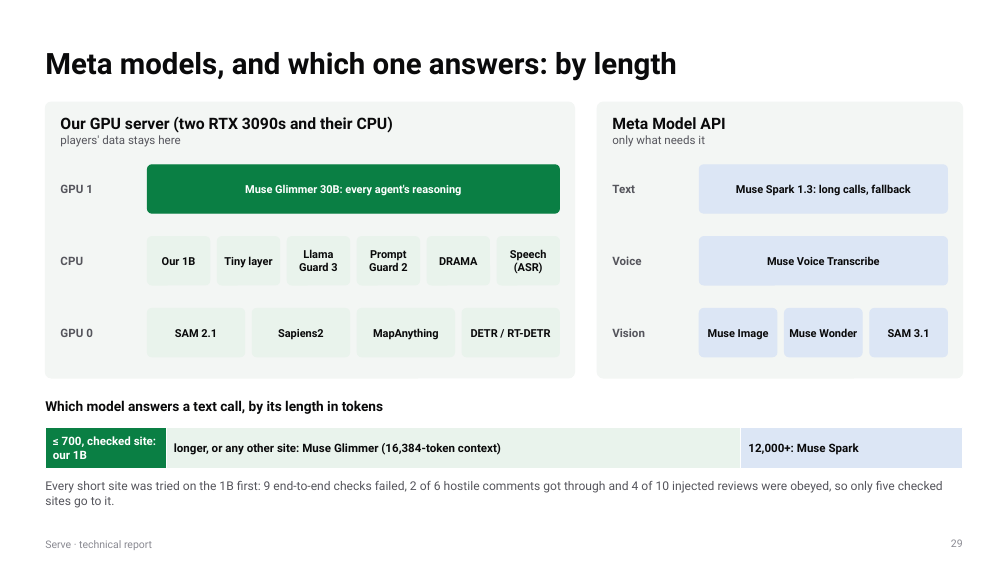
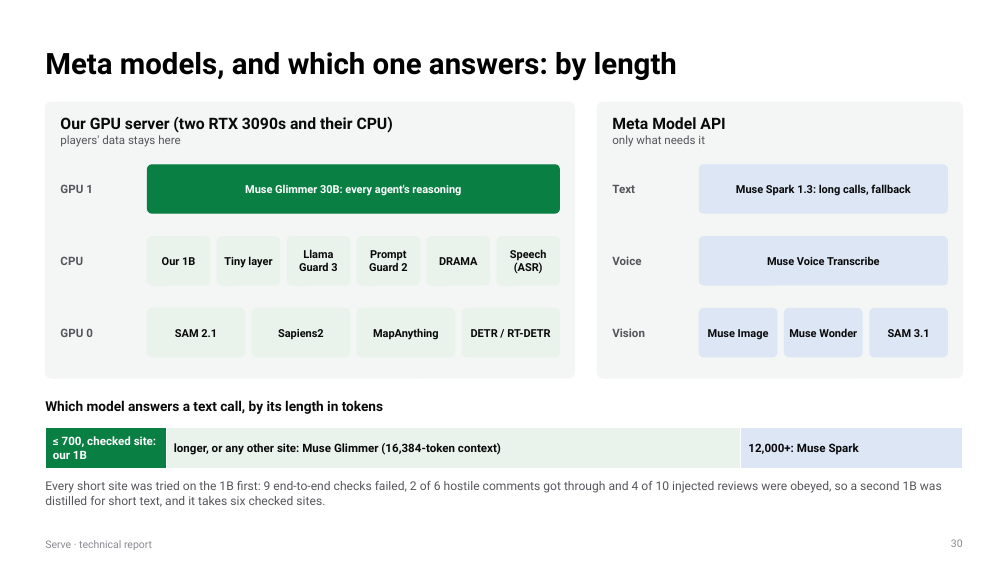
Before and after one commit to gino6178/serve-meta-hackathon, a slide deck: slide 30 of submission/pdf/serve_technical_report.pptx (slide 29 before the commit). Drawn at 1008x567 pixels with LibreOffice and Linux fonts; fonts in the diff are those of the drawing. Boxes give left, top, right and bottom in pixels: in the first picture for what was removed or moved away, otherwise in the second. Text is boxed around its words. In the diff, an @@ line names an element or a change of style, - is before the commit and + after.

```diff
--- a/submission/pdf/serve_technical_report.pptx
+++ b/submission/pdf/serve_technical_report.pptx
@@ text at [45,481,942,507]: text changed @@
-Every short site was tried on the 1B first: 9 end-to-end checks failed, 2 of 6 hostile comments got through and 4 of 10 injected reviews were obeyed, so only five checked sites go to it.
+Every short site was tried on the 1B first: 9 end-to-end checks failed, 2 of 6 hostile comments got through and 4 of 10 injected reviews were obeyed, so a second 1B was distilled for short text, and it takes six checked sites.
```
Also in this commit, not shown: 35 other slides changed, 1 slide added, 11 other files.
